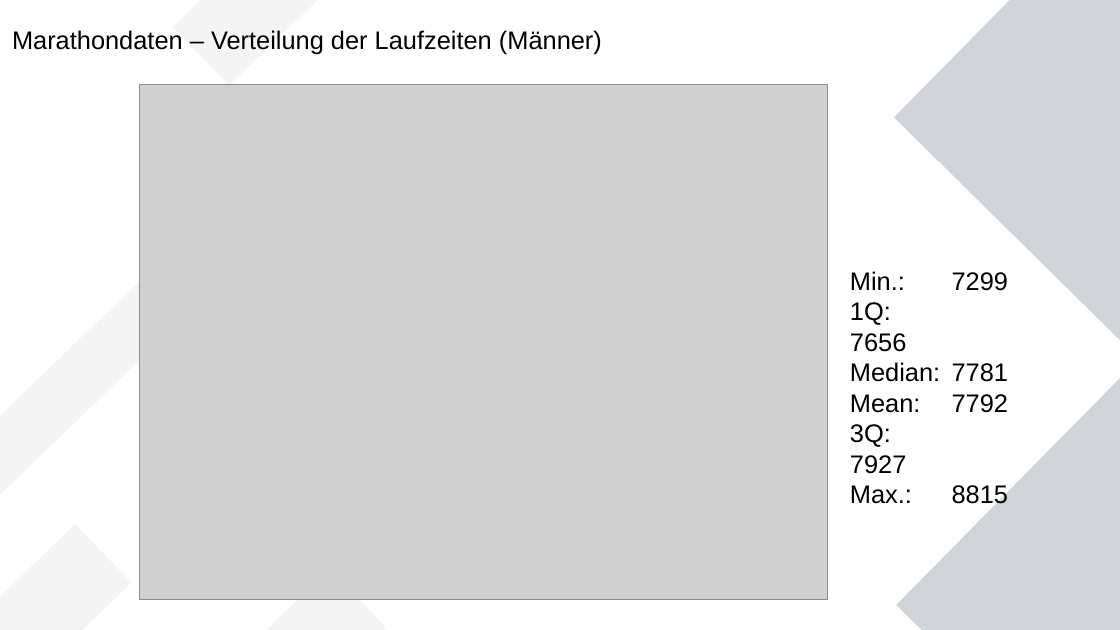
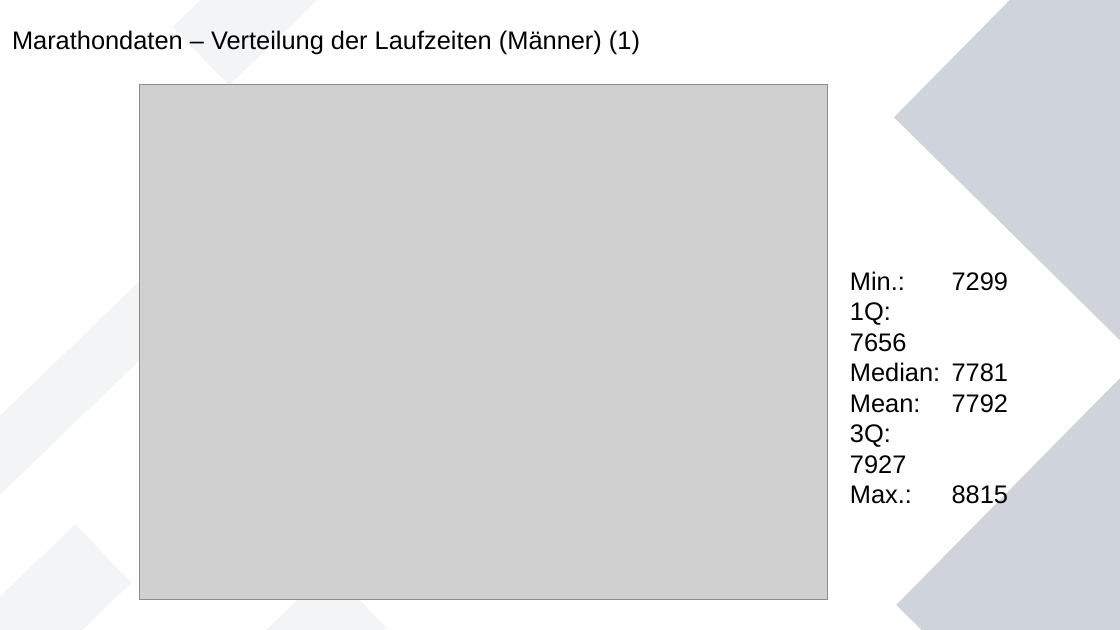
Before and after one commit to Wade-Sys/wma, a slide deck: slide 11 of analyse/Erste_Analysen.odp (slide 8 before the commit). Drawn at 1120x630 pixels with LibreOffice and Linux fonts; fonts in the diff are those of the drawing; grey boxes stand for pictures. Boxes give left, top, right and bottom in pixels: in the first picture for what was removed or moved away, otherwise in the second. Text is boxed around its words. In the diff, an @@ line names an element or a change of style, - is before the commit and + after.

```diff
--- a/analyse/Erste_Analysen.odp
+++ b/analyse/Erste_Analysen.odp
@@ title at <box>12,30,640,55</box>: text changed @@
-Marathondaten – Verteilung der Laufzeiten (Männer)
+Marathondaten – Verteilung der Laufzeiten (Männer) (1)
```
Also in this commit, not shown: 2 other slides changed, 13 slides added, 1 slide removed, 17 other files.
